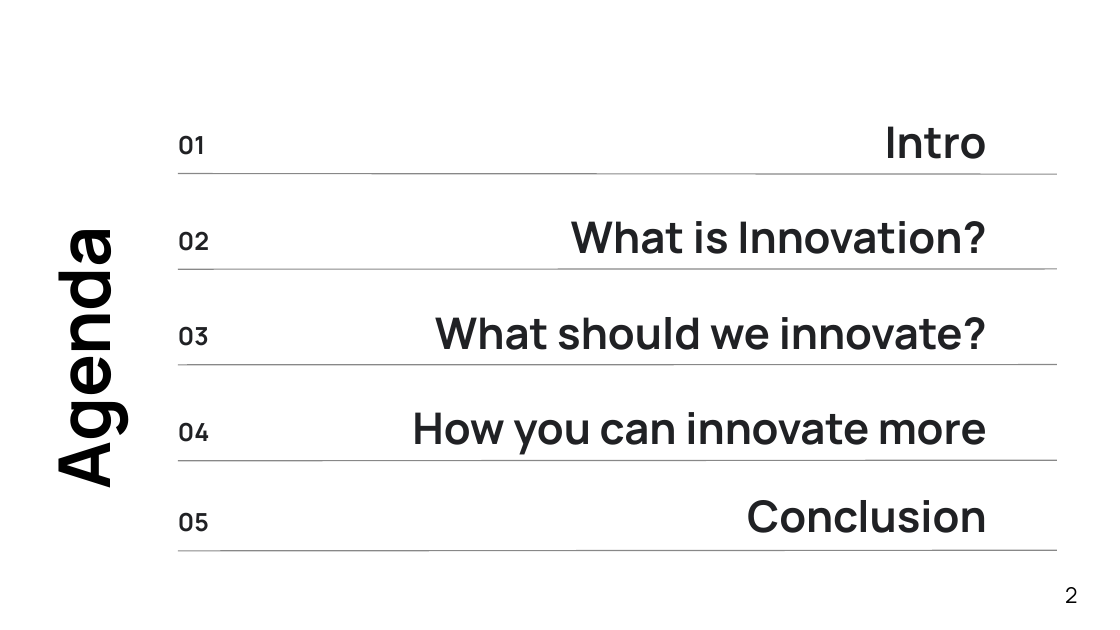
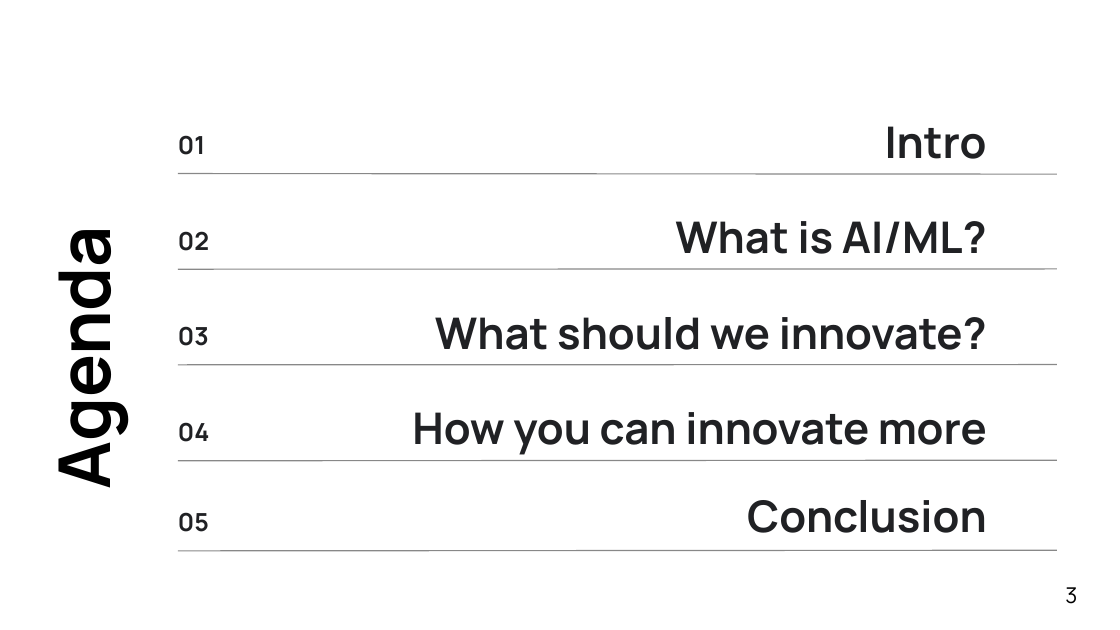
Before and after one commit to ggreen/real-time-AI-ML-event-streaming, a slide deck: slide 3 of docs/conferences/afrotech-realtime-ai-2024.pptx (slide 2 before the commit). Drawn at 1120x630 pixels with LibreOffice and Linux fonts; fonts in the diff are those of the drawing; background and template pictures are left out. Boxes give left, top, right and bottom in pixels: in the first picture for what was removed or moved away, otherwise in the second. Text is boxed around its words. In the diff, an @@ line names an element or a change of style, - is before the commit and + after.

```diff
--- a/docs/conferences/afrotech-realtime-ai-2024.pptx
+++ b/docs/conferences/afrotech-realtime-ai-2024.pptx
@@ text at (675, 221, 987, 254): text changed @@
-What is Innovation?
+What is AI/ML?
@@ page number at (1065, 587, 1077, 604): text changed @@
-2
+3
```
Also in this commit, not shown: 15 other slides changed, 5 slides added, 2 slides removed, 13 other files.
